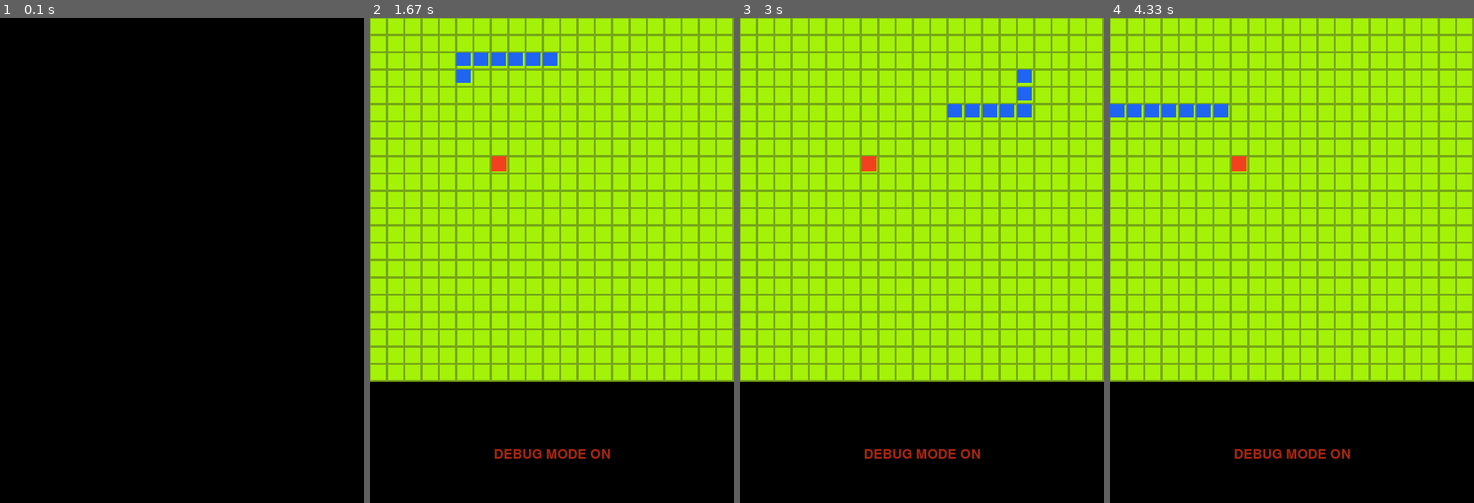
Above: before the commit, frames 1-4 (left to right).
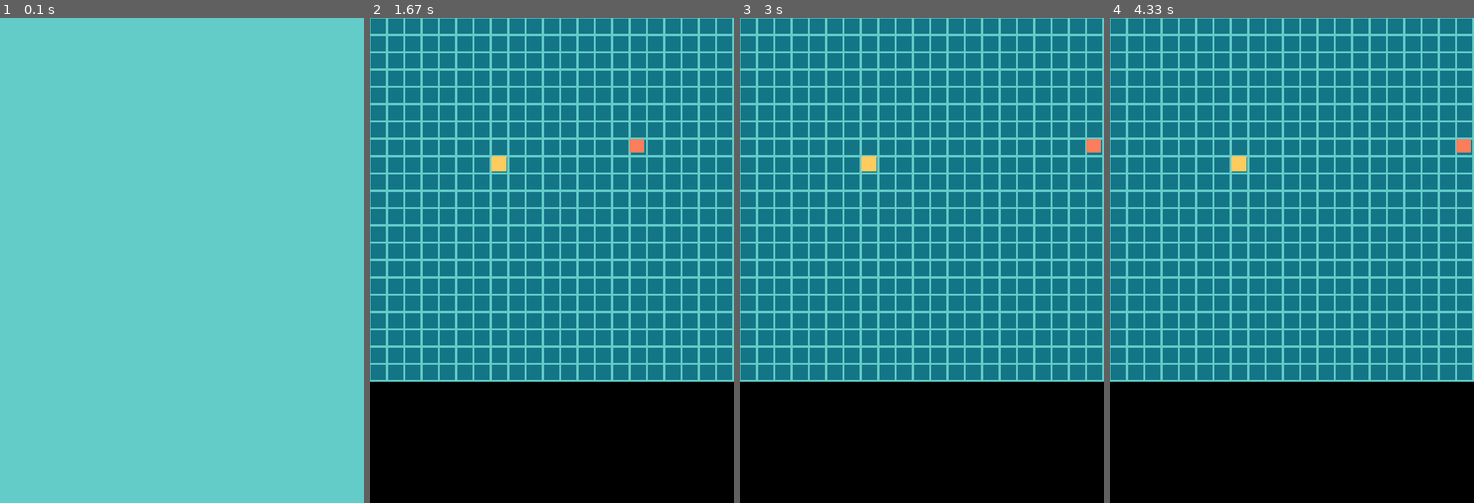
Above: after the commit, the same moments.

Repository: Tello-/Snake-in-Pygame
Game: pygame game, started from Snake.py
The game is run twice, just before and just after one commit, with the same random seed, the same clock (stepped at 60 frames per second) and the same inputs.
Inputs:
- Up to frame 1 (0.1 s): no input
- Up to frame 2 (1.67 s): hold Right 0.33-0.8 s; hold Up 0.83-1.13 s; hold Right 1.17-1.63 s
- Up to frame 3 (3 s): hold Down 2.23-2.53 s; hold Left 2.57-2.97 s
- Up to frame 4 (4.33 s): no input

The runs differ from the first frame. In frame 1, 100% of the frame differs, in the area x 0-100%, y 0-100%; in frame 2, 75%; in frame 3, 75%; in frame 4, 75%.

Commit message:
Splash screen now gets drawn but still minimum display

Diff:
--- a/Engine.py
+++ b/Engine.py
@@ -22,6 +22,7 @@
         self._clock = pygame.time.Clock()
         self._GRID_LAYER = pygame.Surface((config.WINDOW_WIDTH,config.WINDOW_HEIGHT))
         self._SNAKE_LAYER = pygame.Surface((config.PLAYER_WIDTH, config.PLAYER_HEIGHT))
+        self._SPLASH_LAYER = pygame.Surface((config.WINDOW_WIDTH, config.WINDOW_HEIGHT))
         self.apple = None # coord to hold where apple is at once it is known
         self._isRunning = True
         self._TIMED_POINT_INCREASE = pygame.USEREVENT + 1
@@ -57,13 +58,13 @@
 
     def Run(self):
         self._clock.tick()
-
+        self._initSplash(self._SPLASH_LAYER)
         while self._waitingOnSplash:
             self._splashScreen()
 
         #The following 2 declarations initialize the surface named GRID_LAYER
-        self._drawFilledBG(config.ZORA_SKIN, self._GRID_LAYER)
-        self._drawGridOverlay(config.DARK_BLUE, self._GRID_LAYER)
+        self._initFilledBG(config.ZORA_SKIN, self._GRID_LAYER)
+        self._initGridOverlay(config.DARK_BLUE, self._GRID_LAYER)
 
 
         while not self._gameover:
@@ -86,15 +87,6 @@
             self._processevents()
 
     def _processevents(self):
-        for event in pygame.event.get():
-            if event.type == pygame.QUIT:
-                self._isRunning = False
-                break
-            if event.type == self._TIMED_POINT_INCREASE_EVENT.type:
-                self._pointTimerExpired = True
-            if self._waitingOnSplash:
-                if event.type == pygame.KEYUP:
-                    self._waitingOnSplash = False
 
         if not self._waitingOnSplash:
             # The following keypress code allows for more responsive keys than with the event system
@@ -109,6 +101,21 @@
                 self._UpPressed()
             if keys[pygame.K_DOWN] and not keys[pygame.K_RIGHT] and not keys[pygame.K_UP] and not keys[pygame.K_LEFT]:
                 self._DownPressed()
+
+
+        for event in pygame.event.get():
+            if event.type == pygame.QUIT:
+                self._isRunning = False
+                break
+            if not self._waitingOnSplash:
+                if event.type == self._TIMED_POINT_INCREASE_EVENT.type:
+                    self._pointTimerExpired = True
+
+            if self._waitingOnSplash:
+                if event.type == pygame.KEYUP:
+                    self._waitingOnSplash = False
+
+
 
     def _updateState(self):
         if not self._waitingOnSplash:
@@ -152,7 +159,8 @@
                     self._pointTimerExpired = False
     def _render(self):
         if self._waitingOnSplash:
-            pass
+            self._window.blit(self._SPLASH_LAYER, (0,0))
+            pygame.display.flip()
         else:
             self._window.blit(self._GRID_LAYER, (0,0))
             self._drawSnake()
@@ -181,7 +189,7 @@
 
         print("Uptime: {}:{}:{}".format(int(upt[0]), int(upt[1]), int(upt[2])))
 
-    def _drawFilledBG(self, rgb, surface):
+    def _initFilledBG(self, rgb, surface):
         rectColor = []
         if config.DEBUG_MODE_ON:
             rectColor = config.DB_GREEN
@@ -190,7 +198,7 @@
 
         pygame.draw.rect(surface, rectColor, [0, 0, config.BG_WIDTH, config.BG_HEIGHT], 0)
 
-    def _drawGridOverlay(self,rgb, surface):
+    def _initGridOverlay(self,rgb, surface):
         rectColor = []
         if config.DEBUG_MODE_ON:
             rectColor = config.DB_SNOT
@@ -202,6 +210,11 @@
                 x = i * config.CELL_WIDTH
                 y = j * config.CELL_HEIGHT
                 pygame.draw.rect(surface, rectColor, [x + config.GRID_CELL_OFFSET_X, y + config.GRID_CELL_OFFSET_Y, config.GRID_CELL_WIDTH, config.GRID_CELL_HEIGHT], 0)
+
+    def _initSplash(self,surface):
+         pygame.draw.rect(surface, config.ZORA_SKIN, [0, 0, config.WINDOW_WIDTH, config.WINDOW_HEIGHT], 0)
+
+
     def _drawSnake(self):
         rectColor = []
         if config.DEBUG_MODE_ON:
@@ -308,6 +321,7 @@
             self._pendingGrowth = True
 
     def _splashScreen(self):
-       self._processevents()
-       self._updateState()
-       self._render()
+
+        self._processevents()
+        self._updateState()
+        self._render()
--- a/config.py
+++ b/config.py
@@ -34,7 +34,7 @@
 PLAYER_WIDTH = .85 * CELL_WIDTH
 PLAYER_HEIGHT = .8 * CELL_HEIGHT
 
-DEFAULT_HEAD_COORD = [5,5]
+DEFAULT_HEAD_COORD = [10,10]
 
 # Default Color Scheme
 DARK_BLUE =  [20, 117, 135]
@@ -51,7 +51,7 @@
     return [x,y]
 
 # !!!!!!!!!!!!!!!!!!!!!!!!!!
-DEBUG_MODE_ON = True            # SET TRUE TO ENABLE DEBUG MODE #
+DEBUG_MODE_ON = False            # SET TRUE TO ENABLE DEBUG MODE #
 # !!!!!!!!!!!!!!!!!!!!!!!!!!
 
 
